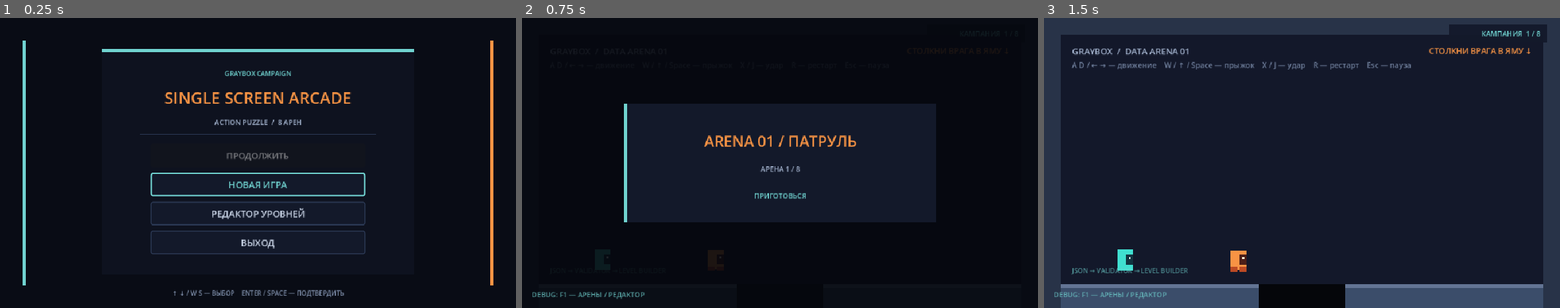
Above: before the commit, frames 1-3 (left to right).
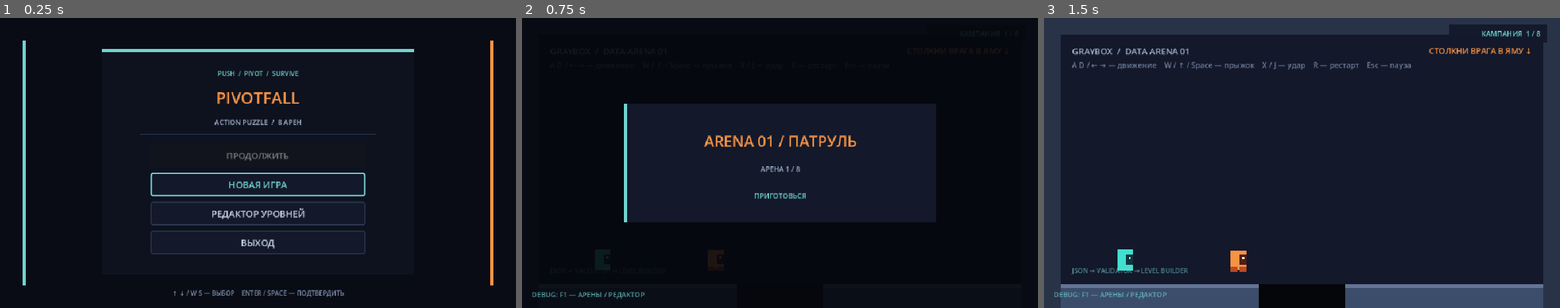
Above: after the commit, the same moments.

Repository: Vinatorul/pivotfall
Game: Godot game, scene res://scenes/main_menu.tscn
Same seed, same stepped clock (60 frames per second), same inputs: the game is played once before the commit and once after it.
Inputs (mouse positions are in pixels of both pictures, inside the frame that each line leads up to):
- Up to frame 1 (0.25 s): no input
- Up to frame 2 (0.75 s): click "НОВАЯ ИГРА" at 0.5 s
- Up to frame 3 (1.5 s): tap Enter (ui_accept) at 1.25 s; move the mouse to (1415, 148) at 1.27 s; hold Right (ui_right) from 1.28 s (still down); tap R at 1.35 s; click (1415, 148) at 1.42 s

The runs differ from the first frame. In frame 1, 1.1% of the frame differs, in the area x 31-69%, y 18-30%; in frame 2, nothing differs; in frame 3, nothing differs.

Commit message:
chore: brand project as Pivotfall

Diff:
--- a/project.godot
+++ b/project.godot
@@ -10,7 +10,7 @@
 
 [application]
 
-config/name="Single Screen Arcade Prototype"
+config/name="Pivotfall"
 run/main_scene="res://scenes/main_menu.tscn"
 config/features=PackedStringArray("4.6")
 
--- a/scenes/data_arena_01.tscn
+++ b/scenes/level_runtime_arena.tscn
@@ -11,7 +11,7 @@
 [sub_resource type="RectangleShape2D" id="RectangleShape2D_death_zone"]
 size = Vector2(960, 120)
 
-[node name="DataArena" type="Node2D"]
+[node name="LevelRuntimeArena" type="Node2D"]
 script = ExtResource("1_runtime")
 level_path = "res://levels/arena_01.json"
 
--- a/scenes/main_menu.tscn
+++ b/scenes/main_menu.tscn
@@ -119,7 +119,7 @@
 offset_bottom = 58.0
 theme_override_colors/font_color = Color(0.439, 0.827, 0.816, 1)
 theme_override_font_sizes/font_size = 12
-text = "GRAYBOX CAMPAIGN"
+text = "PUSH  /  PIVOT  /  SURVIVE"
 horizontal_alignment = 1
 vertical_alignment = 1
 mouse_filter = 2
@@ -132,7 +132,7 @@
 offset_bottom = 112.0
 theme_override_colors/font_color = Color(0.973, 0.58, 0.267, 1)
 theme_override_font_sizes/font_size = 30
-text = "SINGLE SCREEN ARCADE"
+text = "PIVOTFALL"
 horizontal_alignment = 1
 vertical_alignment = 1
 mouse_filter = 2
--- a/scripts/campaign/campaign_runner.gd
+++ b/scripts/campaign/campaign_runner.gd
@@ -11,7 +11,7 @@
 	"res://scripts/levels/level_data_codec.gd"
 )
 const LEVEL_RUNTIME_SCENE := preload(
-	"res://scenes/data_arena_01.tscn"
+	"res://scenes/level_runtime_arena.tscn"
 )
 const MAIN_MENU_SCENE_PATH := "res://scenes/main_menu.tscn"
 const COMPLETION_CLEAR_MESSAGE := (
--- a/scripts/editor/level_editor.gd
+++ b/scripts/editor/level_editor.gd
@@ -17,7 +17,7 @@
 	"res://scripts/levels/level_behavior_presets.gd"
 )
 const PLAYTEST_SCENE := preload(
-	"res://scenes/data_arena_01.tscn"
+	"res://scenes/level_runtime_arena.tscn"
 )
 
 const TOOL_SELECT := "select"
--- a/tests/catapult_platform_smoke.gd
+++ b/tests/catapult_platform_smoke.gd
@@ -1,7 +1,7 @@
 extends SceneTree
 
 const EDITOR_SCENE := preload("res://scenes/level_editor.tscn")
-const RUNTIME_SCENE := preload("res://scenes/data_arena_01.tscn")
+const RUNTIME_SCENE := preload("res://scenes/level_runtime_arena.tscn")
 const LEVEL_DATA_CODEC := preload(
 	"res://scripts/levels/level_data_codec.gd"
 )
--- a/tests/exam_arena_smoke.gd
+++ b/tests/exam_arena_smoke.gd
@@ -1,7 +1,7 @@
 extends SceneTree
 
 const EDITOR_SCENE := preload("res://scenes/level_editor.tscn")
-const RUNTIME_SCENE := preload("res://scenes/data_arena_01.tscn")
+const RUNTIME_SCENE := preload("res://scenes/level_runtime_arena.tscn")
 const LEVEL_DATA_CODEC := preload(
 	"res://scripts/levels/level_data_codec.gd"
 )
--- a/tests/level_foundation_smoke.gd
+++ b/tests/level_foundation_smoke.gd
@@ -2,7 +2,7 @@
 
 const LEVEL_PATH := "res://levels/arena_01.json"
 const RUNTIME_SCENE := preload(
-	"res://scenes/data_arena_01.tscn"
+	"res://scenes/level_runtime_arena.tscn"
 )
 const PATROL_SCENE := preload(
 	"res://scenes/patrol_enemy.tscn"
@@ -341,7 +341,7 @@
 		is_instance_valid(current_scene)
 		and current_scene.get_instance_id() != original_id
 		and current_scene.scene_file_path
-		== "res://scenes/data_arena_01.tscn",
+		== "res://scenes/level_runtime_arena.tscn",
 		"Player fall did not reload the data-driven scene."
 	)
 	if (
@@ -373,7 +373,7 @@
 		is_instance_valid(current_scene)
 		and current_scene.get_instance_id() != original_id
 		and current_scene.scene_file_path
-		== "res://scenes/data_arena_01.tscn",
+		== "res://scenes/level_runtime_arena.tscn",
 		"Physical R did not reload the data-driven scene."
 	)
 	await _cleanup_current_scene()
--- a/tests/linked_mechanisms_smoke.gd
+++ b/tests/linked_mechanisms_smoke.gd
@@ -1,7 +1,7 @@
 extends SceneTree
 
 const RUNTIME_SCENE := preload(
-	"res://scenes/data_arena_01.tscn"
+	"res://scenes/level_runtime_arena.tscn"
 )
 const EDITOR_SCENE := preload("res://scenes/level_editor.tscn")
 const TOGGLE_PLATFORM_SCENE := preload(
--- a/tests/main_menu_smoke.gd
+++ b/tests/main_menu_smoke.gd
@@ -71,6 +71,15 @@
 			)
 		) == MAIN_MENU_PATH,
 		"Project main scene is not the main menu."
+	)
+	_expect(
+		str(
+			ProjectSettings.get_setting(
+				"application/config/name",
+				""
+			)
+		) == "Pivotfall",
+		"Project display name is not Pivotfall."
 	)
 	_expect_menu_ready(menu, selector)
 
@@ -168,6 +177,19 @@
 
 
 func _expect_menu_ready(menu: Node, selector: Node) -> void:
+	var brand_kicker := menu.get_node_or_null(
+		"Panel/Kicker"
+	) as Label
+	var brand_title := menu.get_node_or_null(
+		"Panel/Title"
+	) as Label
+	_expect(
+		is_instance_valid(brand_kicker)
+		and brand_kicker.text == "PUSH  /  PIVOT  /  SURVIVE"
+		and is_instance_valid(brand_title)
+		and brand_title.text == "PIVOTFALL",
+		"Main menu does not show the Pivotfall brand."
+	)
 	_expect(
 		menu.continue_button.text.begins_with("ПРОДОЛЖИТЬ")
 		and menu.new_game_button.text == "НОВАЯ ИГРА"
--- a/tests/shooter_enemy_smoke.gd
+++ b/tests/shooter_enemy_smoke.gd
@@ -1,7 +1,7 @@
 extends SceneTree
 
 const EDITOR_SCENE := preload("res://scenes/level_editor.tscn")
-const RUNTIME_SCENE := preload("res://scenes/data_arena_01.tscn")
+const RUNTIME_SCENE := preload("res://scenes/level_runtime_arena.tscn")
 const LEVEL_DATA_CODEC := preload(
 	"res://scripts/levels/level_data_codec.gd"
 )
--- a/tests/shove_enemy_smoke.gd
+++ b/tests/shove_enemy_smoke.gd
@@ -1,7 +1,7 @@
 extends SceneTree
 
 const EDITOR_SCENE := preload("res://scenes/level_editor.tscn")
-const RUNTIME_SCENE := preload("res://scenes/data_arena_01.tscn")
+const RUNTIME_SCENE := preload("res://scenes/level_runtime_arena.tscn")
 const LEVEL_DATA_CODEC := preload(
 	"res://scripts/levels/level_data_codec.gd"
 )
--- a/tests/vertical_platform_smoke.gd
+++ b/tests/vertical_platform_smoke.gd
@@ -1,7 +1,7 @@
 extends SceneTree
 
 const EDITOR_SCENE := preload("res://scenes/level_editor.tscn")
-const RUNTIME_SCENE := preload("res://scenes/data_arena_01.tscn")
+const RUNTIME_SCENE := preload("res://scenes/level_runtime_arena.tscn")
 const LEVEL_DATA_CODEC := preload(
 	"res://scripts/levels/level_data_codec.gd"
 )
Not shown, changed: docs/WORKLOG.md
